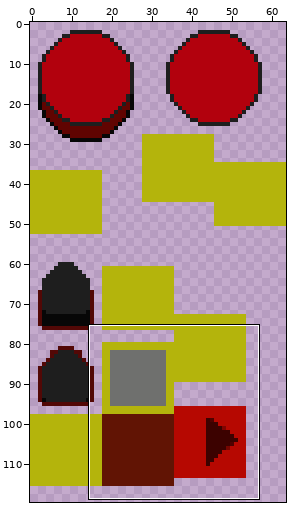
One commit to this sprite sheet: public/arcade/mario/images/shared-0-sheet1.png. Above: a wide view before the commit, with the close-up outlined.
Close-up. Before:
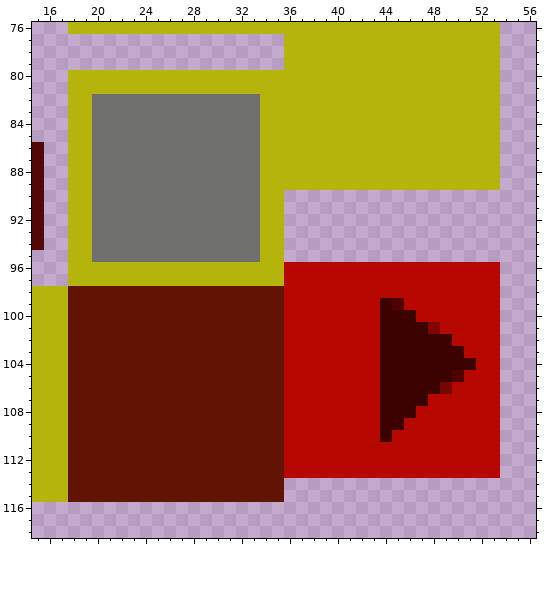
The file is 64x128 pixels. Colours within 5 levels of each other are drawn and written as one. Shown: x 15..56, y 76..118. The wide view leaves out empty margins.
After:
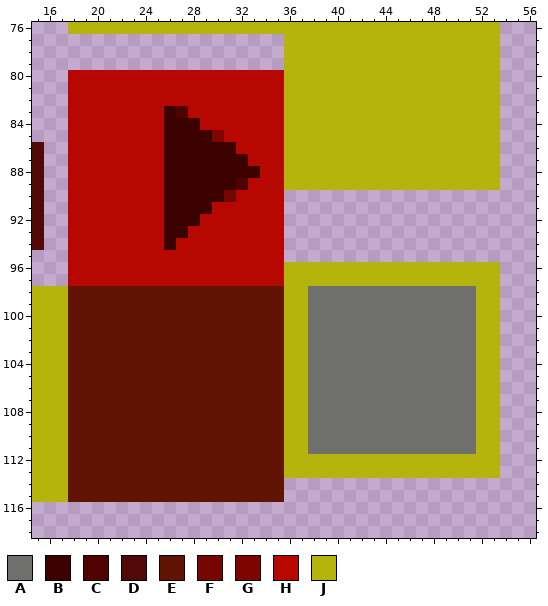
Palette (. is transparent): A #6f706e  B #3c0200  C #4f0200  D #520806  E #611404  F #760600  G #800401  H #b60801  J #b4b40c
Change:
{"y":80,"x":18,"old":"JJJJJJJJJJJJJJJJJJ","new":"HHHHHHHHHHHHHHHHHH"}
{"y":81,"x":18,"old":"JJJJJJJJJJJJJJJJJJ","new":"HHHHHHHHHHHHHHHHHH"}
{"y":82,"x":18,"old":"JJAAAAAAAAAAAAAAJJ","new":"HHHHHHHHHHHHHHHHHH"}
{"y":83,"x":18,"old":"JJAAAAAAAAAAAAAAJJ","new":"HHHHHHHHBCHHHHHHHH"}
{"y":84,"x":18,"old":"JJAAAAAAAAAAAAAAJJ","new":"HHHHHHHHBBBHHHHHHH"}
{"y":85,"x":18,"old":"JJAAAAAAAAAAAAAAJJ","new":"HHHHHHHHBBBBGHHHHH"}
{"y":86,"x":18,"old":"JJAAAAAAAAAAAAAAJJ","new":"HHHHHHHHBBBBBBHHHH"}
{"y":87,"x":18,"old":"JJAAAAAAAAAAAAAAJJ","new":"HHHHHHHHBBBBBBBHHH"}
{"y":88,"x":18,"old":"JJAAAAAAAAAAAAAAJJ","new":"HHHHHHHHBBBBBBBBHH"}
{"y":89,"x":18,"old":"JJAAAAAAAAAAAAAAJJ","new":"HHHHHHHHBBBBBBCHHH"}
{"y":90,"x":18,"old":"JJAAAAAAAAAAAAAAJJ","new":"HHHHHHHHBBBBBFHHHH"}
{"y":91,"x":18,"old":"JJAAAAAAAAAAAAAAJJ","new":"HHHHHHHHBBBBHHHHHH"}
{"y":92,"x":18,"old":"JJAAAAAAAAAAAAAAJJ","new":"HHHHHHHHBBBHHHHHHH"}
{"y":93,"x":18,"old":"JJAAAAAAAAAAAAAAJJ","new":"HHHHHHHHBBHHHHHHHH"}
{"y":94,"x":18,"old":"JJAAAAAAAAAAAAAAJJ","new":"HHHHHHHHBHHHHHHHHH"}
{"y":95,"x":18,"old":"JJAAAAAAAAAAAAAAJJ","new":"HHHHHHHHHHHHHHHHHH"}
{"y":96,"x":18,"old":"JJJJJJJJJJJJJJJJJJHHHHHHHHHHHHHHHHHH","new":"HHHHHHHHHHHHHHHHHHJJJJJJJJJJJJJJJJJJ"}
{"y":97,"x":18,"old":"JJJJJJJJJJJJJJJJJJHHHHHHHHHHHHHHHHHH","new":"HHHHHHHHHHHHHHHHHHJJJJJJJJJJJJJJJJJJ"}
{"y":98,"x":36,"old":"HHHHHHHHHHHHHHHHHH","new":"JJAAAAAAAAAAAAAAJJ"}
{"y":99,"x":36,"old":"HHHHHHHHBCHHHHHHHH","new":"JJAAAAAAAAAAAAAAJJ"}
{"y":100,"x":36,"old":"HHHHHHHHBBBHHHHHHH","new":"JJAAAAAAAAAAAAAAJJ"}
{"y":101,"x":36,"old":"HHHHHHHHBBBBGHHHHH","new":"JJAAAAAAAAAAAAAAJJ"}
{"y":102,"x":36,"old":"HHHHHHHHBBBBBBHHHH","new":"JJAAAAAAAAAAAAAAJJ"}
{"y":103,"x":36,"old":"HHHHHHHHBBBBBBBHHH","new":"JJAAAAAAAAAAAAAAJJ"}
{"y":104,"x":36,"old":"HHHHHHHHBBBBBBBBHH","new":"JJAAAAAAAAAAAAAAJJ"}
{"y":105,"x":36,"old":"HHHHHHHHBBBBBBCHHH","new":"JJAAAAAAAAAAAAAAJJ"}
{"y":106,"x":36,"old":"HHHHHHHHBBBBBFHHHH","new":"JJAAAAAAAAAAAAAAJJ"}
{"y":107,"x":36,"old":"HHHHHHHHBBBBHHHHHH","new":"JJAAAAAAAAAAAAAAJJ"}
{"y":108,"x":36,"old":"HHHHHHHHBBBHHHHHHH","new":"JJAAAAAAAAAAAAAAJJ"}
{"y":109,"x":36,"old":"HHHHHHHHBBHHHHHHHH","new":"JJAAAAAAAAAAAAAAJJ"}
{"y":110,"x":36,"old":"HHHHHHHHBHHHHHHHHH","new":"JJAAAAAAAAAAAAAAJJ"}
{"y":111,"x":36,"old":"HHHHHHHHHHHHHHHHHH","new":"JJAAAAAAAAAAAAAAJJ"}
{"y":112,"x":36,"old":"HHHHHHHHHHHHHHHHHH","new":"JJJJJJJJJJJJJJJJJJ"}
{"y":113,"x":36,"old":"HHHHHHHHHHHHHHHHHH","new":"JJJJJJJJJJJJJJJJJJ"}
